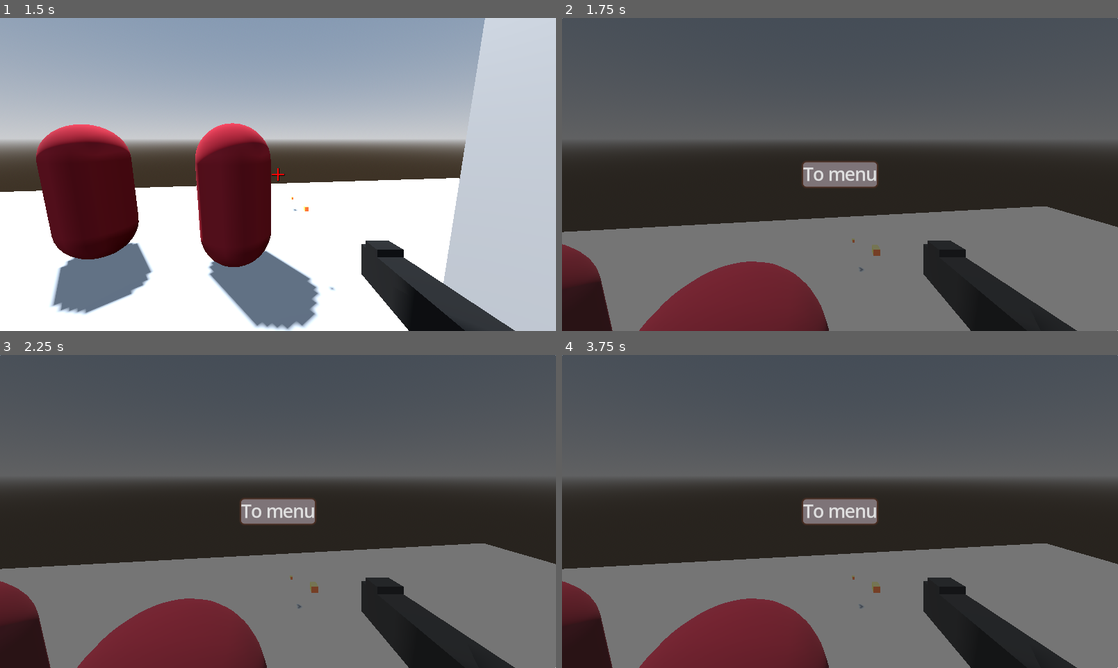
Above: before the commit, frames 1-4 (two rows, left to right).
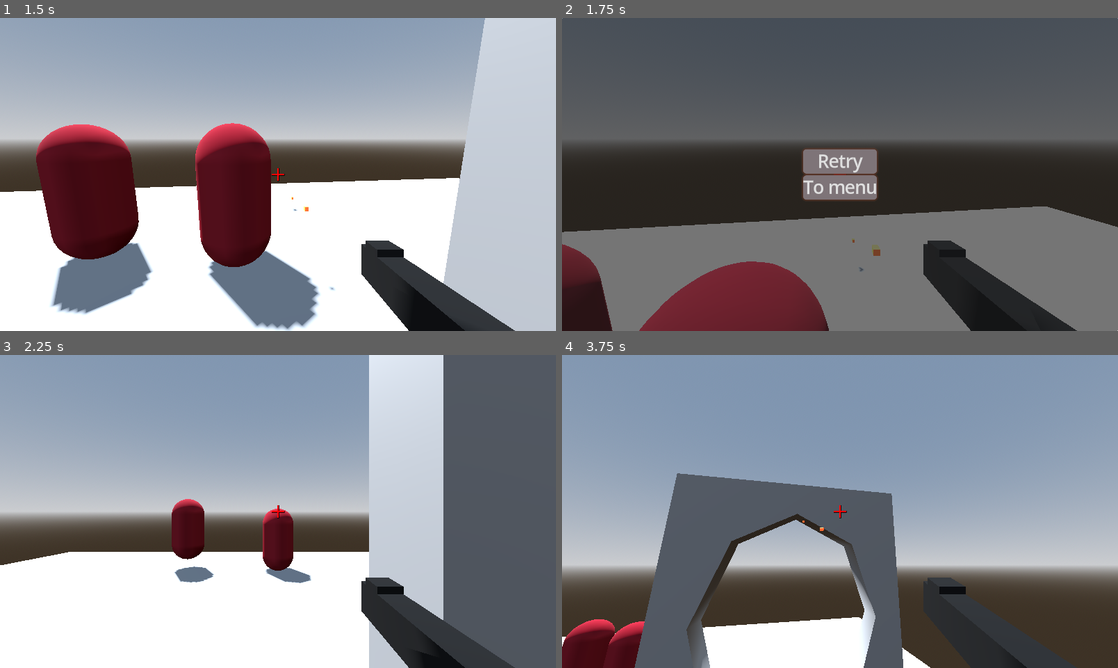
Above: after the commit, the same moments.

Repository: Redii9/Projekt_Gra_FPS
Game: Godot game, scene res://Scenes/menu.tscn
Same seed, same stepped clock (60 frames per second), same inputs: the game is played once before the commit and once after it.
Inputs (mouse positions are in pixels of both pictures, inside the frame that each line leads up to):
- Up to frame 1 (1.5 s): click "Start Game" at 0.5 s; move the mouse to (305, 174) at 1.27 s; press the mouse at (305, 174) at 1.28 s; hold W (forward) from 1.28 s (still down)
- Up to frame 2 (1.75 s): keep holding W (forward); tap Space (jump) at 1.52 s
- Up to frame 3 (2.25 s): release W (forward) at 2 s; release the mouse at (305, 511) at 2 s; click (278, 498) at 2 s, where only the run after the commit has a clickable "Retry"
- Up to frame 4 (3.75 s): move the mouse to (728, 527) at 2.77 s; hold S (backward) 2.78-3.53 s; click (728, 527) at 2.85 s; tap Space (jump) at 3.02 s; move the mouse to (895, 442) at 3.52 s; press the mouse at (895, 442) at 3.53 s; hold D (right) from 3.53 s (still down)

Frame 1 is identical in both runs. In frame 2, 1.6% of the frame differs, in the area x 43-57%, y 41-59%; in frame 3, 86%; in frame 4, 94%, in the area x 0-100%, y 0-100%.

Commit message:
Dodano przycisk retry

Diff:
--- a/Scenes/end_screen.tscn
+++ b/Scenes/end_screen.tscn
@@ -69,6 +69,15 @@
 grow_horizontal = 2
 grow_vertical = 2
 
+[node name="retry" type="Button" parent="VBoxContainer"]
+layout_mode = 2
+theme_override_font_sizes/font_size = 40
+theme_override_styles/focus = SubResource("StyleBoxFlat_syso7")
+theme_override_styles/hover = SubResource("StyleBoxFlat_f2mtv")
+theme_override_styles/pressed = SubResource("StyleBoxFlat_1gwaw")
+theme_override_styles/normal = SubResource("StyleBoxFlat_bhpww")
+text = "Retry"
+
 [node name="menu" type="Button" parent="VBoxContainer"]
 layout_mode = 2
 theme_override_font_sizes/font_size = 40
@@ -78,4 +87,5 @@
 theme_override_styles/normal = SubResource("StyleBoxFlat_bhpww")
 text = "To menu"
 
+[connection signal="pressed" from="VBoxContainer/retry" to="." method="_on_retry_pressed"]
 [connection signal="pressed" from="VBoxContainer/menu" to="." method="_on_menu_pressed"]
--- a/Scenes/esc_ui.tscn
+++ b/Scenes/esc_ui.tscn
@@ -69,6 +69,15 @@
 grow_horizontal = 2
 grow_vertical = 2
 
+[node name="return" type="Button" parent="VBoxContainer"]
+layout_mode = 2
+theme_override_font_sizes/font_size = 40
+theme_override_styles/focus = SubResource("StyleBoxFlat_4ix4w")
+theme_override_styles/hover = SubResource("StyleBoxFlat_n1uqu")
+theme_override_styles/pressed = SubResource("StyleBoxFlat_u3mse")
+theme_override_styles/normal = SubResource("StyleBoxFlat_v31a4")
+text = "Return"
+
 [node name="menu" type="Button" parent="VBoxContainer"]
 layout_mode = 2
 theme_override_font_sizes/font_size = 40
@@ -78,14 +87,5 @@
 theme_override_styles/normal = SubResource("StyleBoxFlat_v31a4")
 text = "To menu"
 
-[node name="return" type="Button" parent="VBoxContainer"]
-layout_mode = 2
-theme_override_font_sizes/font_size = 40
-theme_override_styles/focus = SubResource("StyleBoxFlat_4ix4w")
-theme_override_styles/hover = SubResource("StyleBoxFlat_n1uqu")
-theme_override_styles/pressed = SubResource("StyleBoxFlat_u3mse")
-theme_override_styles/normal = SubResource("StyleBoxFlat_v31a4")
-text = "Return"
-
+[connection signal="pressed" from="VBoxContainer/return" to="." method="_on_return_pressed"]
 [connection signal="pressed" from="VBoxContainer/menu" to="." method="_on_menu_pressed"]
-[connection signal="pressed" from="VBoxContainer/return" to="." method="_on_return_pressed"]
--- a/Scripts/end_screen.gd
+++ b/Scripts/end_screen.gd
@@ -5,3 +5,10 @@
 		end_screen.queue_free()
 
 	get_tree().change_scene_to_file("res://Scenes/menu.tscn")
+
+
+func _on_retry_pressed() -> void:
+	for end_screen in get_tree().get_nodes_in_group("end_screen_instances"):
+		end_screen.queue_free()
+
+	get_tree().change_scene_to_file("res://Scenes/main.tscn")
